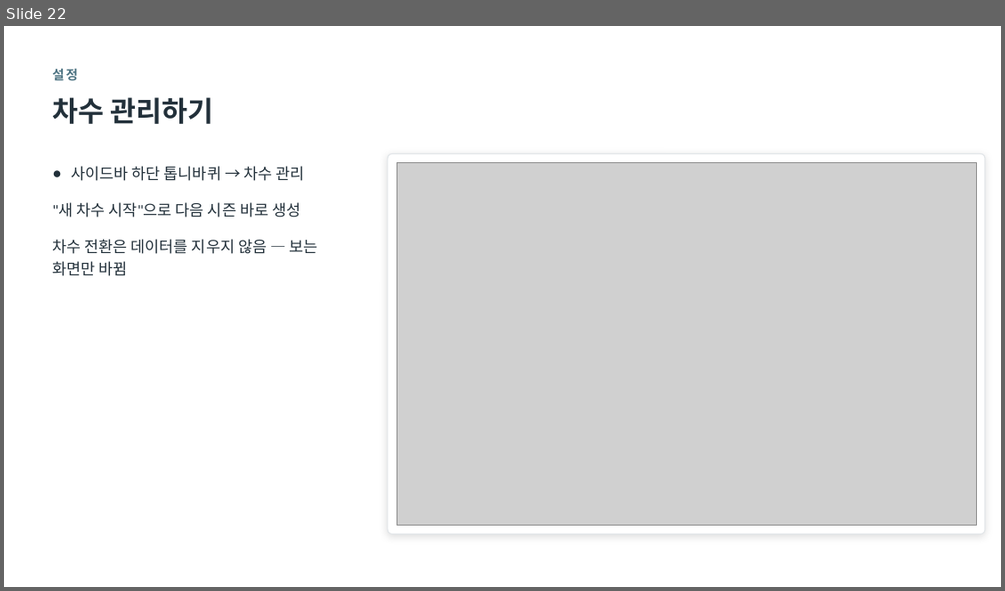
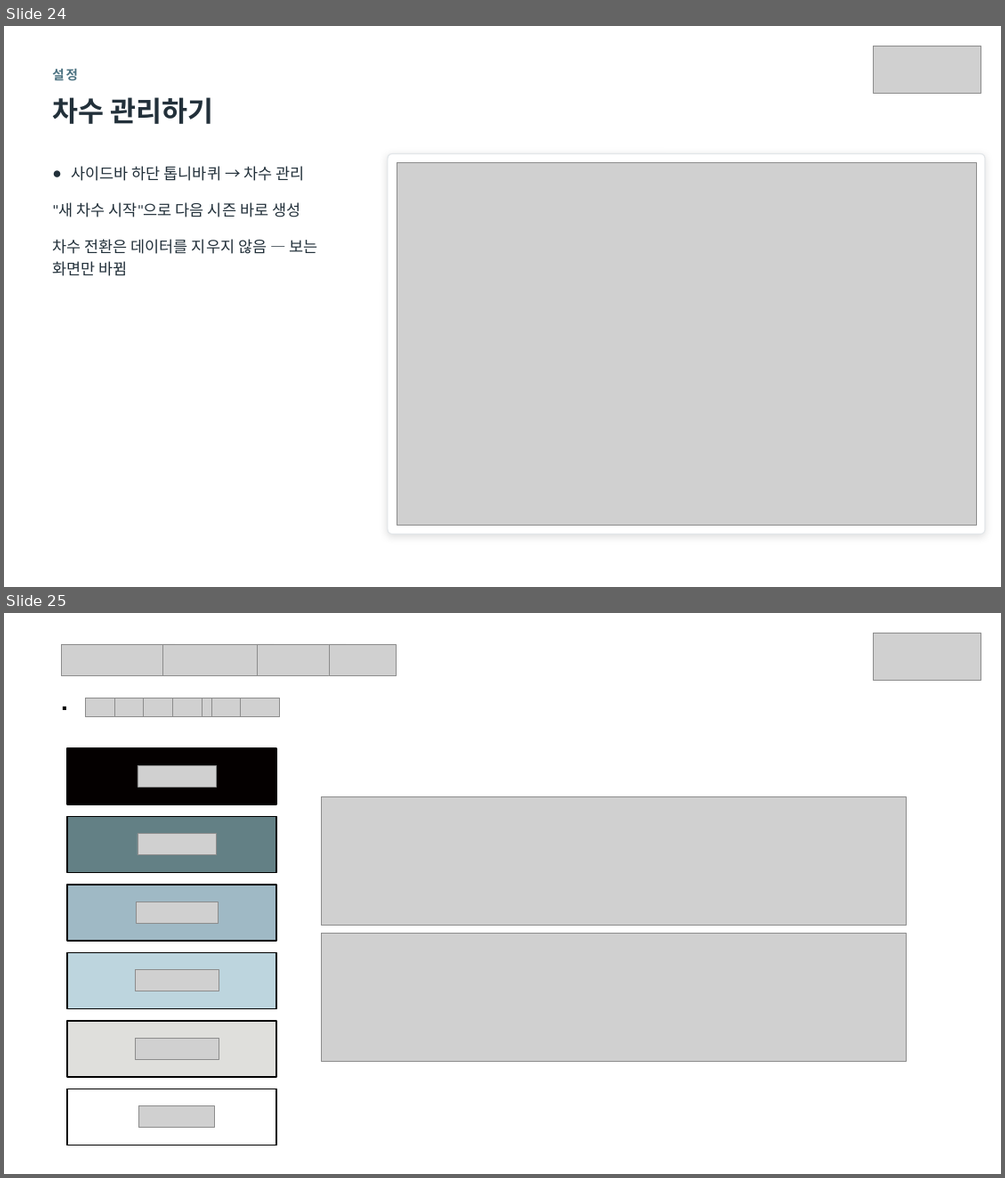
Before and after one commit to kaydeeloka/collab-net, a slide deck: docs/MiMuse_사용자매뉴얼.pptx. Shown one above the other, each under a label of ours: slide 22 before the commit, slides 24 and 25 after it. The pictures are 1005x591 and 1005x1178 pixels, drawn with LibreOffice and Linux fonts; fonts in the diff are those of the drawing; grey boxes stand for pictures. Boxes give left, top, right and bottom in pixels: in the first picture for what was removed or moved away, otherwise in the second. Text is boxed around its words. In the diff, an @@ line names an element or a change of style, - is before the commit and + after.

```diff
--- a/docs/MiMuse_사용자매뉴얼.pptx
+++ b/docs/MiMuse_사용자매뉴얼.pptx
@@ slide 25 added at box(4, 613, 1001, 1174), background #FFFFFF @@
@@ picture added at box(873, 633, 980, 680) @@
@@ group added at box(62, 644, 396, 676): 4 pictures @@
@@ text added at box(61, 698, 70, 717), 14 pt, text #000000 @@
+▪
@@ group added at box(86, 698, 279, 717): 7 pictures @@
@@ freeform shape added at box(67, 748, 276, 804), fill #040000 @@
@@ freeform shape added at box(67, 748, 276, 804), outline #000000 1.5 pt @@
@@ picture added at box(138, 765, 217, 787) @@
@@ picture added at box(321, 797, 906, 925) @@
@@ freeform shape added at box(67, 817, 276, 873), fill #638085 @@
@@ freeform shape added at box(67, 817, 276, 873), outline #000000 1.5 pt @@
@@ picture added at box(138, 834, 217, 854) @@
@@ freeform shape added at box(67, 884, 276, 941), fill #9FB9C5 @@
@@ freeform shape added at box(67, 884, 276, 941), outline #000000 1.5 pt @@
@@ picture added at box(137, 901, 218, 923) @@
@@ freeform shape added at box(67, 952, 276, 1008), fill #BDD5DE @@
@@ freeform shape added at box(67, 952, 276, 1008), outline #000000 1.5 pt @@
@@ picture added at box(321, 933, 906, 1062) @@
@@ picture added at box(135, 970, 218, 990) @@
@@ freeform shape added at box(67, 1021, 276, 1077), fill #DFDFDC @@
@@ freeform shape added at box(67, 1021, 276, 1077), outline #000000 1.5 pt @@
@@ picture added at box(136, 1038, 219, 1059) @@
@@ freeform shape added at box(67, 1088, 276, 1144), outline #000000 1.5 pt @@
@@ picture added at box(138, 1106, 214, 1127) @@
@@ what was slide 22 is now slide 24 @@
@@ slide 24 changed as well @@
@@ picture added at box(873, 46, 980, 93) @@
```
Also in this commit, not shown: 19 other slides changed, 4 other slides added, 2 slides removed, 21 other files.
